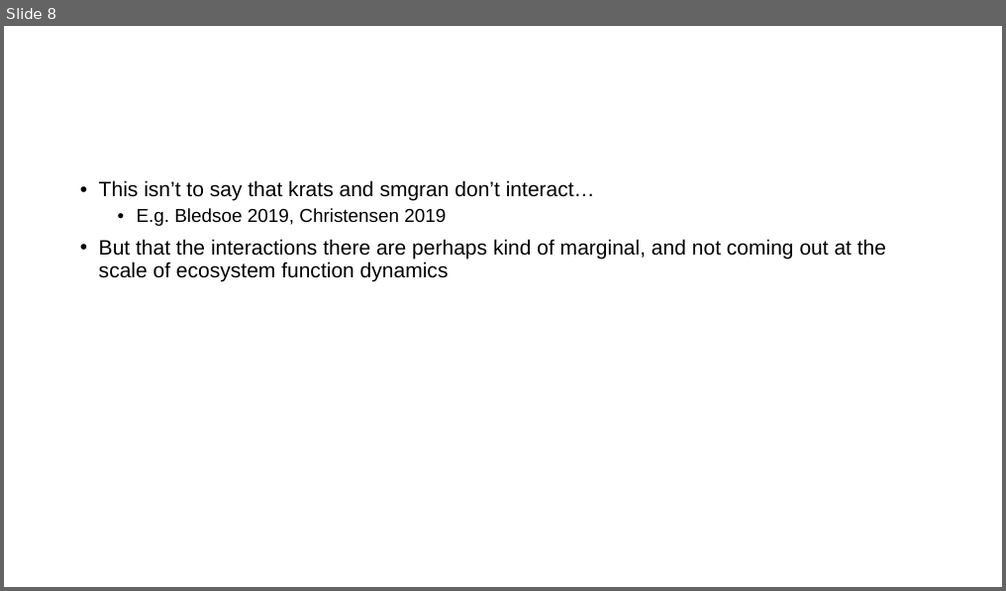
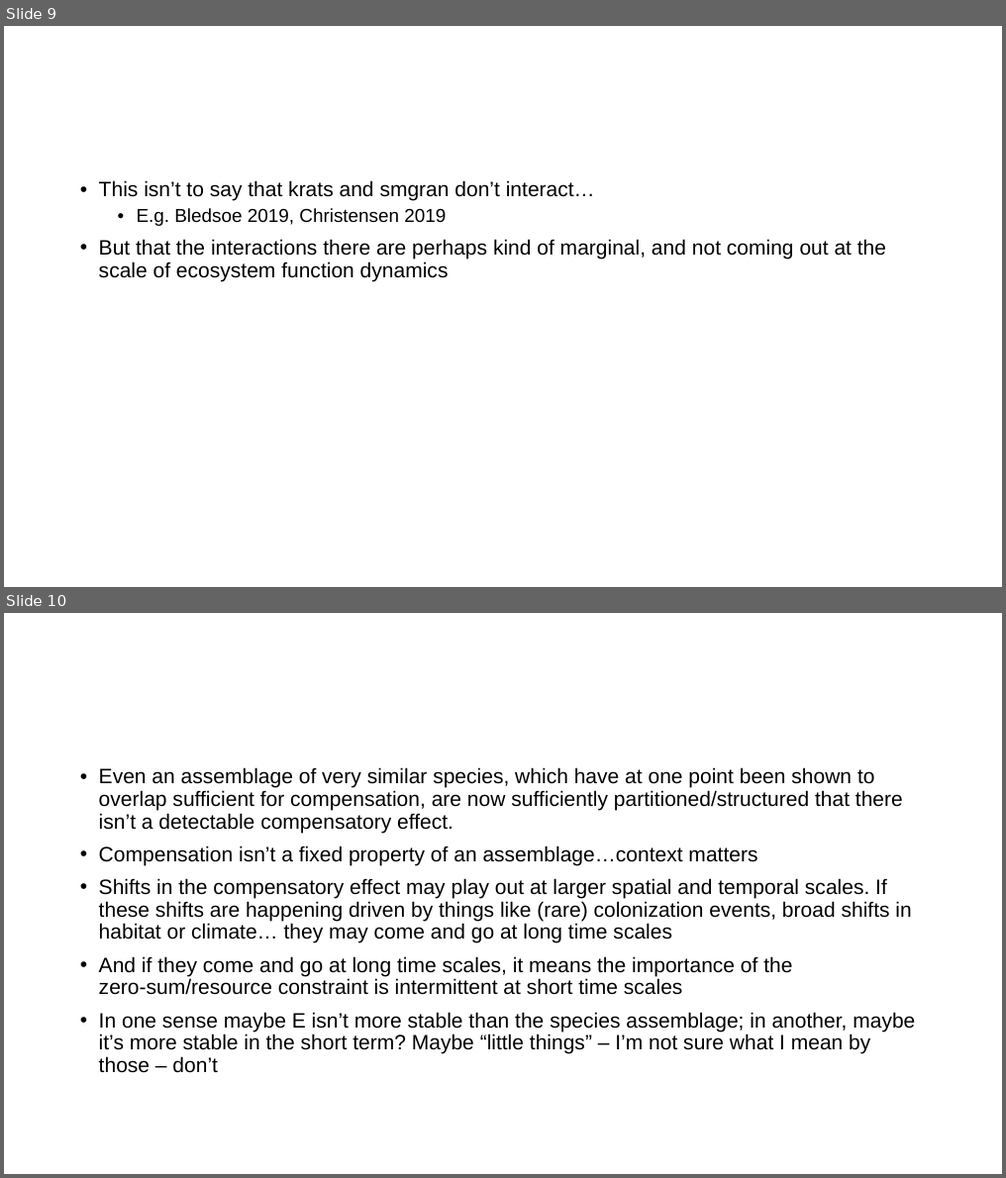
Before and after one commit to diazrenata/squareone, a slide deck: scaffold/Reports/breakdown_figs_files/figure-gfm/Presentation2.pptx. Shown one above the other, each under a label of ours: slide 8 before the commit, slides 9 and 10 after it. The pictures are 1006x591 and 1006x1178 pixels, drawn with LibreOffice and Linux fonts; fonts in the diff are those of the drawing. Boxes give left, top, right and bottom in pixels: in the first picture for what was removed or moved away, otherwise in the second. Text is boxed around its words. In the diff, an @@ line names an element or a change of style, - is before the commit and + after.

```diff
--- a/scaffold/Reports/breakdown_figs_files/figure-gfm/Presentation2.pptx
+++ b/scaffold/Reports/breakdown_figs_files/figure-gfm/Presentation2.pptx
@@ slide 10 added at <box>4,613,1002,1174</box>, background #FFFFFF @@
@@ text added at <box>99,767,915,1073</box>, 20 pt, text #000000 @@
+• Even an assemblage of very similar species, which have at one point been shown to overlap sufficient for compensation, are now sufficiently partitioned/structured that there isn’t a detectable compensatory effect.
+• Compensation isn’t a fixed property of an assemblage…context matters
+• Shifts in the compensatory effect may play out at larger spatial and temporal scales. If these shifts are happening driven by things like (rare) colonization events, broad shifts in habitat or climate… they may come and go at long time scales
+• And if they come and go at long time scales, it means the importance of the zero-sum/resource constraint is intermittent at short time scales
+• In one sense maybe E isn’t more stable than the species assemblage; in another, maybe it’s more stable in the short term? Maybe “little things” – I’m not sure what I mean by those – don’t
@@ what was slide 8 is now slide 9 @@
```
Also in this commit, not shown: 1 slide changed, 1 other slide added.
